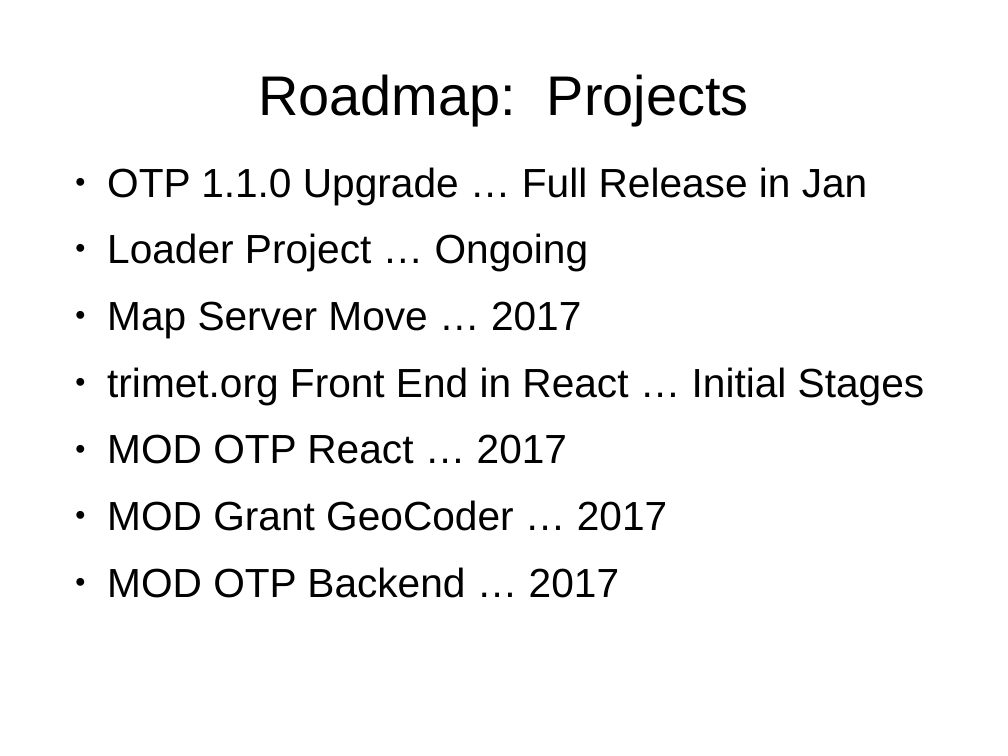
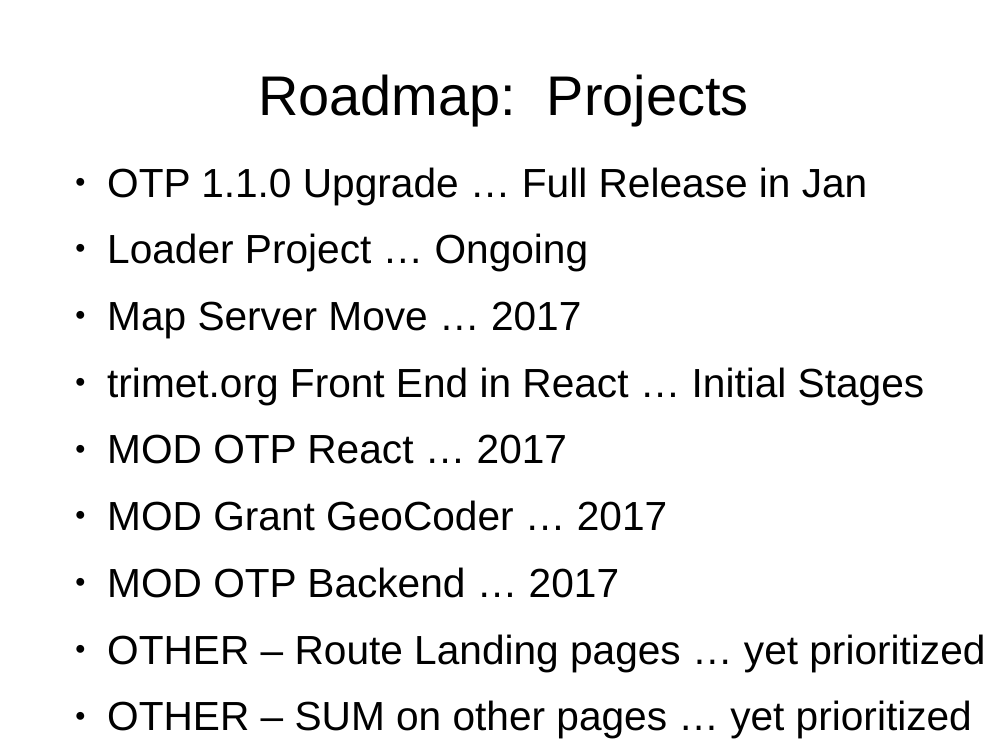
Before and after one commit to OpenTransitTools/docs, a slide deck: slide 2 of trimet/TriMet Roadmap 2017.odp. Drawn at 1008x756 pixels with LibreOffice and Linux fonts; fonts in the diff are those of the drawing. Boxes give left, top, right and bottom in pixels: in the first picture for what was removed or moved away, otherwise in the second. Text is boxed around its words. In the diff, an @@ line names an element or a change of style, - is before the commit and + after.

```diff
--- a/trimet/TriMet Roadmap 2017.odp
+++ b/trimet/TriMet Roadmap 2017.odp
@@ text at (107,634,985,738): paragraphs added @@
+● OTHER – Route Landing pages … yet prioritized
+● OTHER – SUM on other pages … yet prioritized
```
Also in this commit, not shown: 2 other slides changed, 2 slides added.
